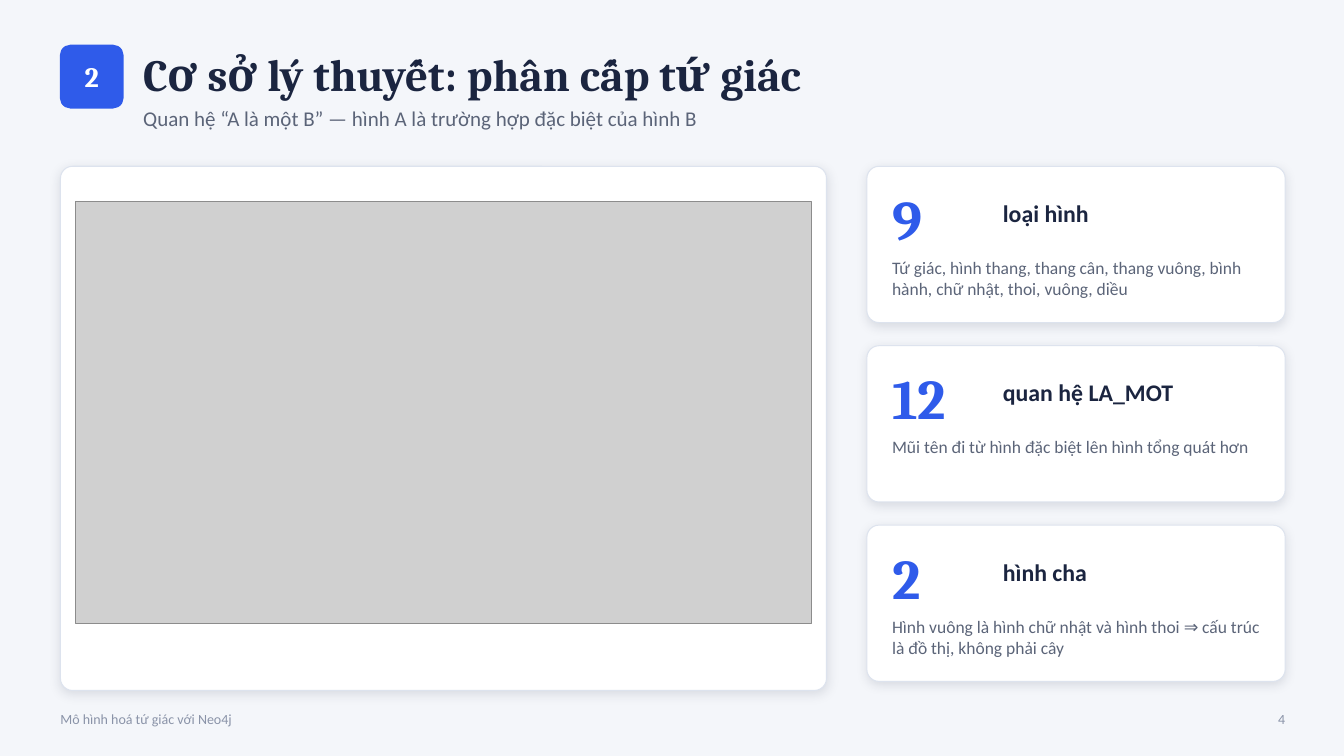
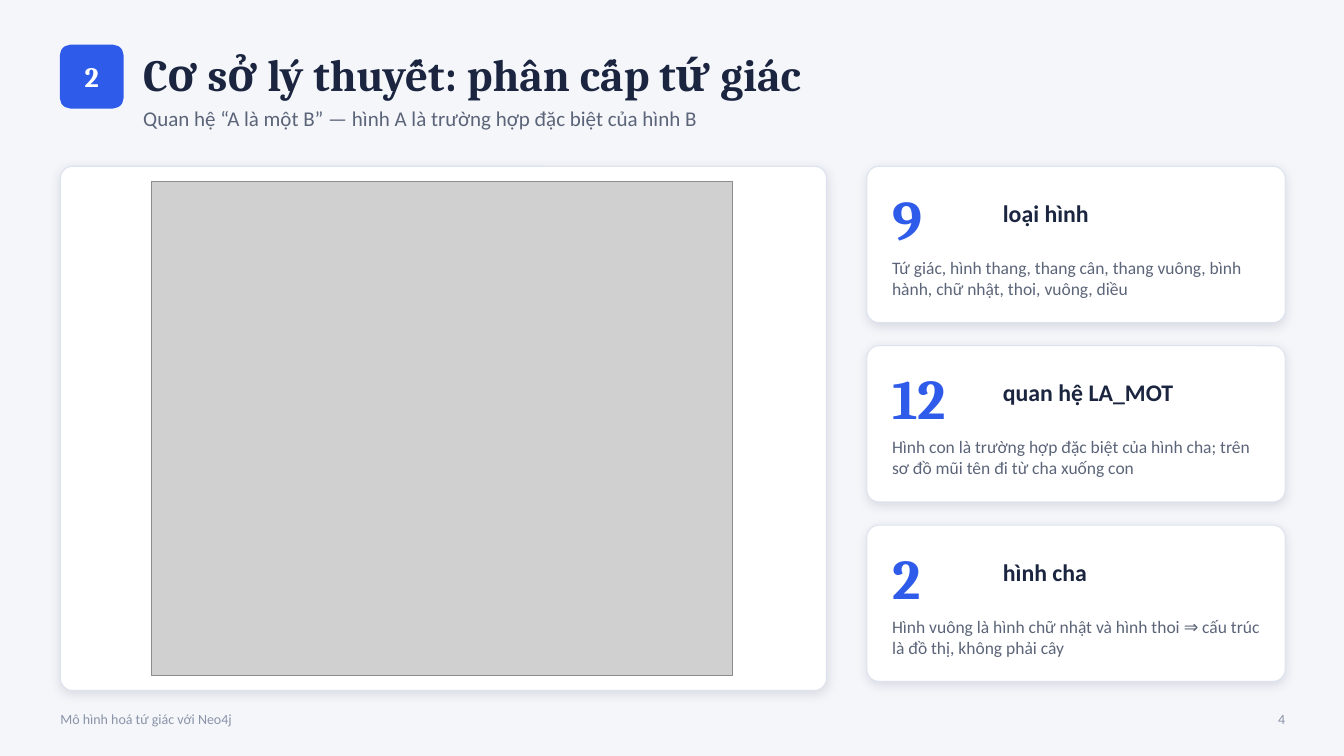
Before and after one commit to LocHegNguyen76/Nhom9_tuGiac_Neo4j, a slide deck: slide 4 of docs/3_Thuyet_trinh.pptx. Drawn at 1344x756 pixels with LibreOffice and Linux fonts; fonts in the diff are those of the drawing; grey boxes stand for pictures. Boxes give left, top, right and bottom in pixels: in the first picture for what was removed or moved away, otherwise in the second. Text is boxed around its words. In the diff, an @@ line names an element or a change of style, - is before the commit and + after.

```diff
--- a/docs/3_Thuyet_trinh.pptx
+++ b/docs/3_Thuyet_trinh.pptx
@@ picture resized from (x1=76, y1=202, x2=812, y2=624) to (x1=151, y1=181, x2=733, y2=676) @@
@@ text at (x1=892, y1=441, x2=1250, y2=477): text changed @@
-Mũi tên đi từ hình đặc biệt lên hình tổng quát hơn
+Hình con là trường hợp đặc biệt của hình cha; trên sơ đồ mũi tên đi từ cha xuống con
```
Also in this commit, not shown: 2 other slides changed, 13 other files.
